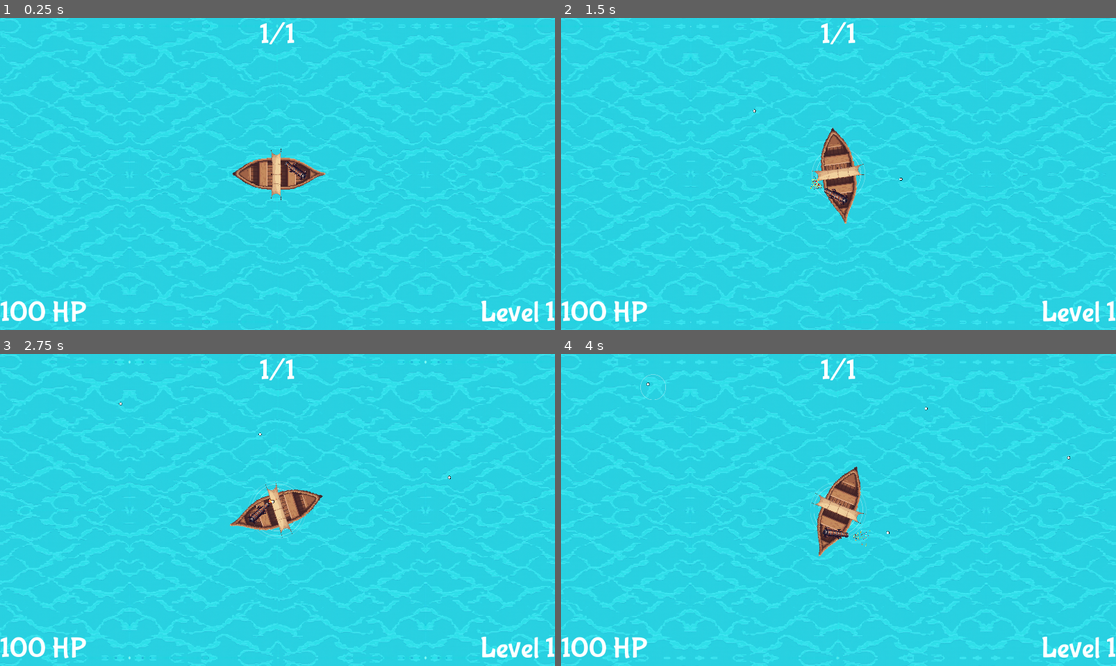
Above: before the commit, frames 1-4 (two rows, left to right).
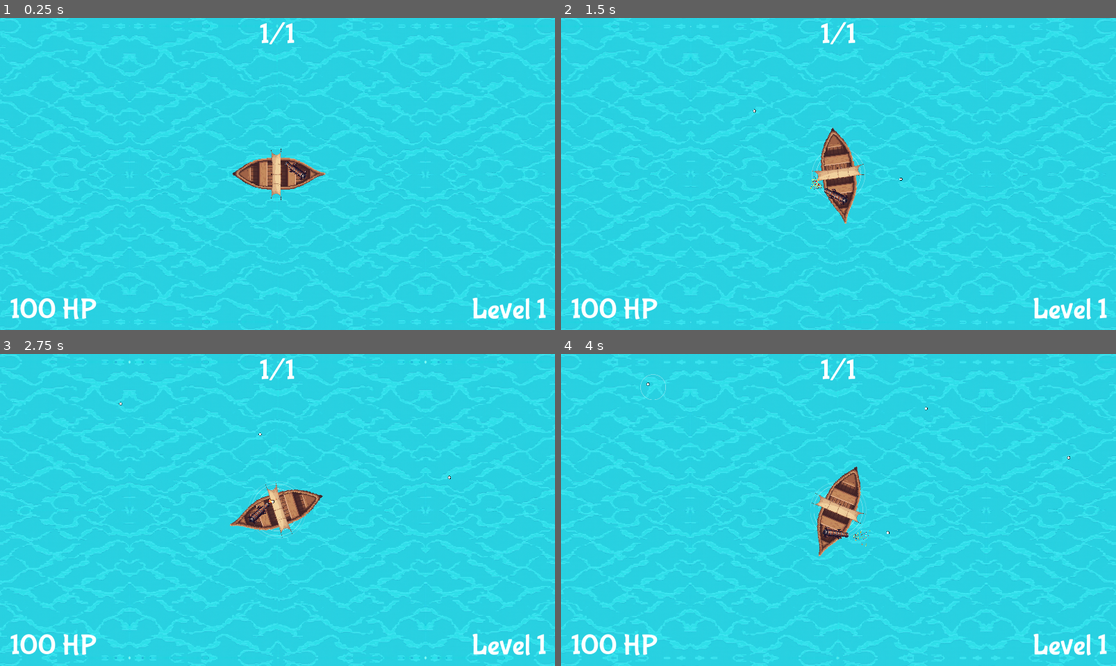
Above: after the commit, the same moments.

Repository: HephaistosForge/OceanDreamer
Game: Godot game, scene res://levels/main.tscn
Two runs of this game, one before a commit and one after it. Both use one fixed random seed, a clock stepped at 60 frames per second and the inputs below. Sound files missing from this copy of the repository are replaced by a short silence.
Inputs (mouse positions are in pixels of both pictures, inside the frame that each line leads up to):
- Up to frame 1 (0.25 s): no input
- Up to frame 2 (1.5 s): move the mouse to (960, 158) at 0.52 s; hold D (turn_right) 0.53-1.25 s; hold Space (shoot) 0.53-1.25 s; click (960, 158) at 0.67 s; drag from (727, 189) to (771, 120) at 1.27 s
- Up to frame 3 (2.75 s): move the mouse to (333, 441) at 2.02 s; hold D (turn_right) from 2.03 s (still down); hold Space (shoot) from 2.03 s (still down)
- Up to frame 4 (4 s): release D (turn_right) at 2.75 s; release Space (shoot) at 2.75 s; drag from (810, 572) to (1010, 475) at 2.77 s; move the mouse to (1005, 556) at 3.52 s; hold A (turn_left) from 3.53 s (still down); hold Space (shoot) from 3.53 s (still down)

The runs differ from the first frame. In frame 1, 1.3% of the frame differs, in the area x 0-100%, y 89-98%; in frame 2, 1.3%; in frame 3, 1.3%; in frame 4, 1.3%.

Commit message:
update overlay values

Diff:
--- a/entities/entity.gd
+++ b/entities/entity.gd
@@ -5,6 +5,7 @@
 const RIPPLE_SCENE = preload("res://effects/RippleEffect.tscn")
 
 signal death
+signal hp_changed(new_value: int, old_value: int, max_hp: int)
 
 @export var max_hp: int = 100
 @export var is_enemy: bool = true
@@ -33,6 +34,8 @@
 	hp += delta
 
 	if delta != 0:
+		hp_changed.emit(new_hp, hp-delta, max_hp)
+
 		#var target_color = Color.RED if delta < 0 else Color.GREEN
 		var ratio = delta / float(max_hp)
 		var target_color = Color(0.6 - min(0, ratio), 0.6 + max(0, ratio), 0.6)
--- a/levels/main.tscn
+++ b/levels/main.tscn
@@ -21,7 +21,5 @@
 
 [node name="WaveManager" parent="." instance=ExtResource("6_d2ymk")]
 
-[connection signal="remaining_progress" from="LevelManager" to="UIOverlay" method="_on_level_manager_remaining_progress"]
 [connection signal="to_next_level" from="LevelManager" to="RealityManager" method="_on_level_manager_to_next_level"]
-[connection signal="to_upgrade_screen" from="LevelManager" to="UIOverlay" method="_on_level_manager_to_upgrade_screen"]
 [connection signal="to_upgrade_screen" from="LevelManager" to="RealityManager" method="_on_level_manager_to_upgrade_screen"]
--- a/ui_scenes/ingame_ui/overlay.gd
+++ b/ui_scenes/ingame_ui/overlay.gd
@@ -2,6 +2,24 @@
 
 var UPGRADE_DIALOG_SCENE = preload("res://ui_scenes/ingame_ui/upgrade_dialog.tscn")
 
+func _ready():
+	var ship = get_tree().get_first_node_in_group("ship")
+	ship.hp_changed.connect(_on_hp_changed)
+	var level_manager = get_tree().get_first_node_in_group("level_manager")
+	level_manager.to_upgrade_screen.connect(_on_level_manager_to_upgrade_screen)
+	level_manager.to_next_level.connect(_on_level_manager_to_next_level)
+	level_manager.remaining_progress.connect(_on_level_manager_remaining_progress)
+
+func _on_hp_changed(new_value, old_value, max_value):
+	find_child("HP").text = str(new_value) + " HP"
+	var bar = find_child("HpBar")
+	var tween = create_tween()
+	tween.parallel().tween_property(bar, "value", new_value, 0.1) \
+		.set_ease(Tween.EASE_OUT).set_trans(Tween.TRANS_CUBIC)
+	bar.max_value = max_value
+
+func _on_level_manager_to_next_level(level, _upgrade):
+	find_child("Level").text = "Level " + str(level)
 
 func _on_level_manager_remaining_progress(count: Variant, total: Variant) -> void:
 	var label = $CenterContainer/Top/HBoxContainer/EnemyKillCountRequirementLabel
--- a/ui_scenes/ingame_ui/overlay.tscn
+++ b/ui_scenes/ingame_ui/overlay.tscn
@@ -50,8 +50,14 @@
 
 [node name="Bottom" type="MarginContainer" parent="CenterContainer"]
 layout_mode = 2
+theme_override_constants/margin_left = 30
+theme_override_constants/margin_right = 30
+theme_override_constants/margin_bottom = 10
 
 [node name="HBoxContainer2" type="HBoxContainer" parent="CenterContainer/Bottom"]
+layout_mode = 2
+
+[node name="HpBar" type="TextureProgressBar" parent="CenterContainer/Bottom/HBoxContainer2"]
 layout_mode = 2
 
 [node name="HP" type="Label" parent="CenterContainer/Bottom/HBoxContainer2"]
--- a/ui_scenes/ingame_ui/upgrade_item.tscn
+++ b/ui_scenes/ingame_ui/upgrade_item.tscn
@@ -18,10 +18,10 @@
 
 [node name="MarginContainer" type="MarginContainer" parent="."]
 layout_mode = 2
-theme_override_constants/margin_left = 35
-theme_override_constants/margin_top = 25
-theme_override_constants/margin_right = 30
-theme_override_constants/margin_bottom = 25
+theme_override_constants/margin_left = 50
+theme_override_constants/margin_top = 50
+theme_override_constants/margin_right = 50
+theme_override_constants/margin_bottom = 50
 
 [node name="HBoxContainer" type="HBoxContainer" parent="MarginContainer"]
 layout_mode = 2
